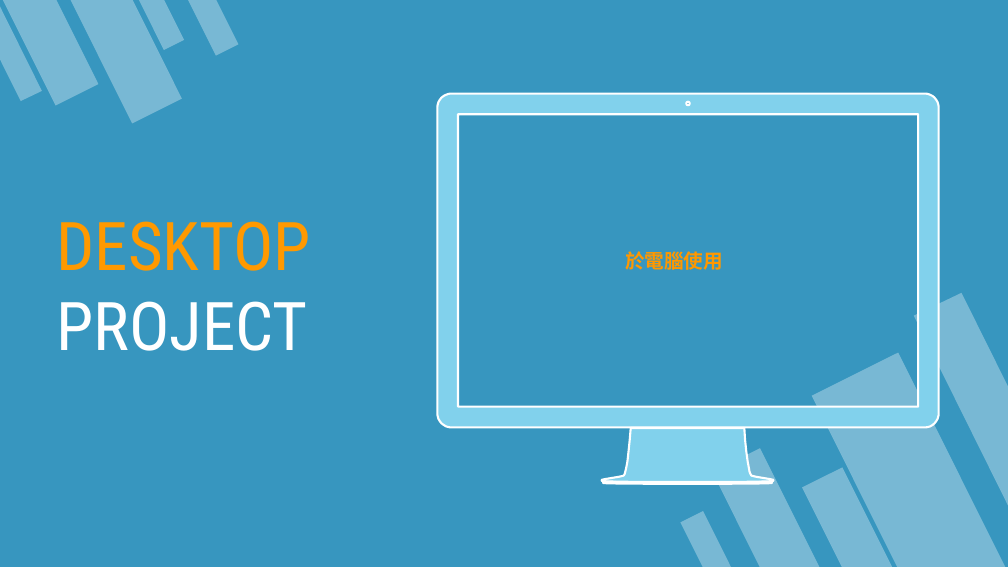
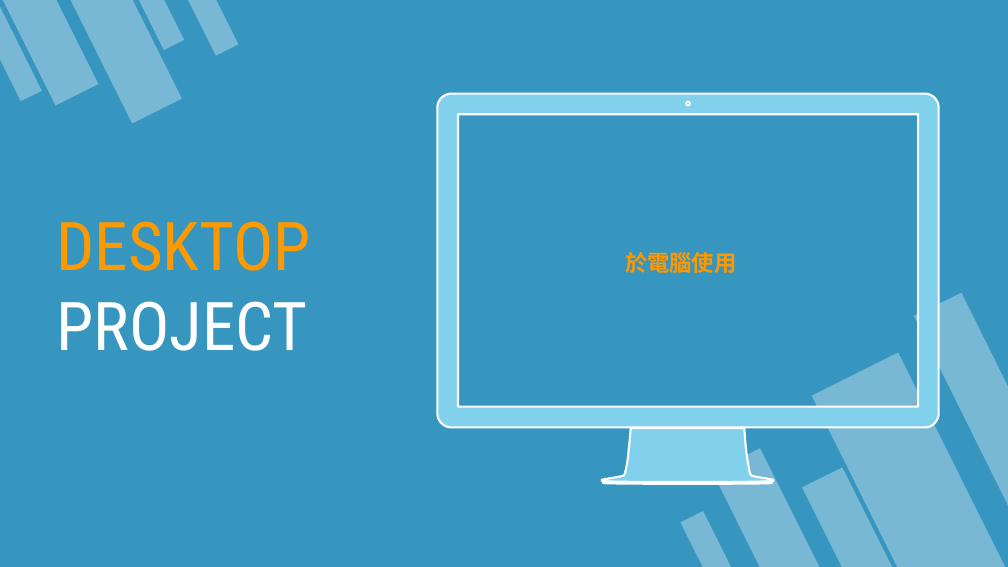
Before and after one commit to 3mtpeak/---1125, a slide deck: slide 15 of 黑克松簡報.pptx. Drawn at 1008x567 pixels with LibreOffice and Linux fonts; fonts in the diff are those of the drawing. Boxes give left, top, right and bottom in pixels: in the first picture for what was removed or moved away, otherwise in the second. Text is boxed around its words. In the diff, an @@ line names an element or a change of style, - is before the commit and + after.

```diff
--- a/黑克松簡報.pptx
+++ b/黑克松簡報.pptx
@@ text "於電腦使用" at <box>625,252,737,273</box>: size 14 to 16 pt @@
```
Also in this commit, not shown: 7 other slides changed.
